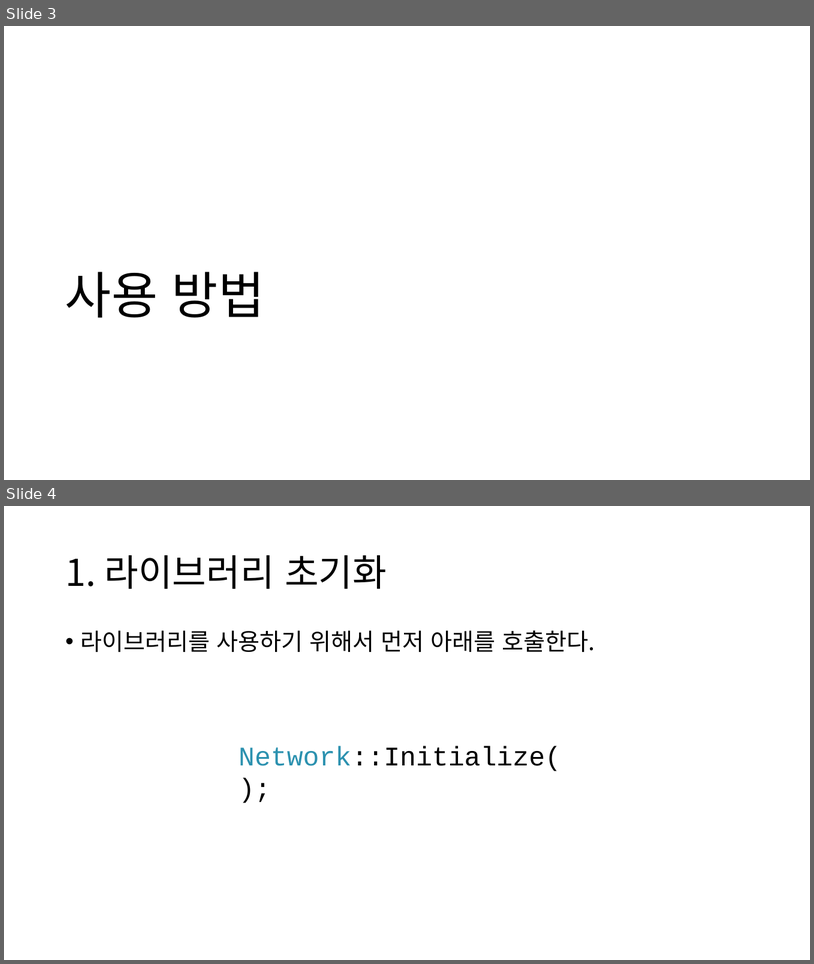
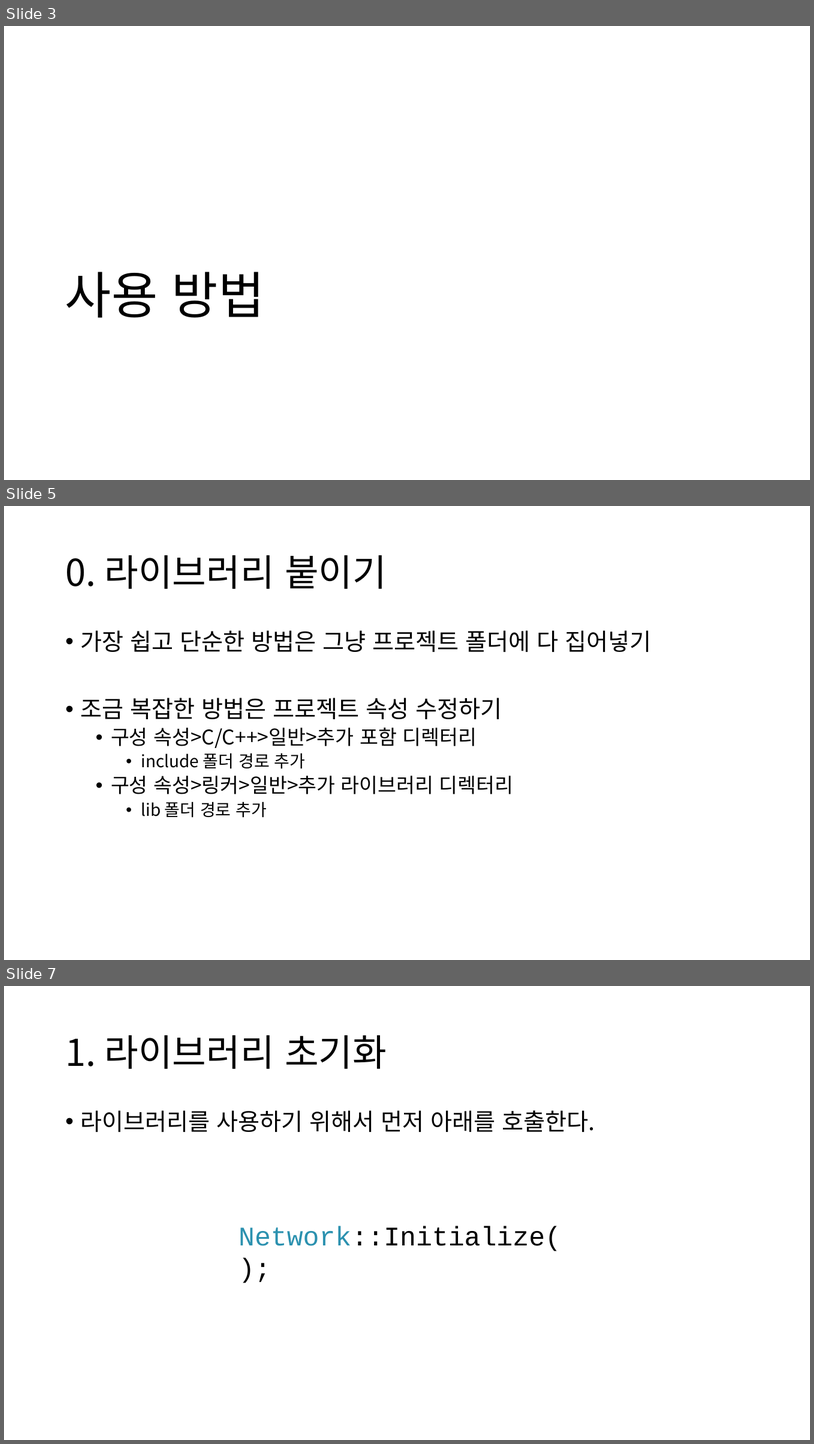
Before and after one commit to namse/BGNL, a slide deck: BGNL사용법설명.pptx. Shown one above the other, each under a label of ours: slides 3 and 4 before the commit, slides 3, 5 and 7 after it; the slides between them are not shown. The pictures are 814x964 and 814x1444 pixels, drawn with LibreOffice and Linux fonts; fonts in the diff are those of the drawing. Boxes give left, top, right and bottom in pixels: in the first picture for what was removed or moved away, otherwise in the second. Text is boxed around its words. In the diff, an @@ line names an element or a change of style, - is before the commit and + after.

```diff
--- a/BGNL사용법설명.pptx
+++ b/BGNL사용법설명.pptx
@@ slide 5 added at bbox=[4, 506, 810, 960], background #FFFFFF @@
@@ title added at bbox=[65, 555, 387, 589], 44 pt, text #000000 @@
+0. 라이브러리 붙이기
@@ text added at bbox=[81, 630, 651, 817], 24 pt, text #000000 @@
+• 가장 쉽고 단순한 방법은 그냥 프로젝트 폴더에 다 집어넣기
+• 조금 복잡한 방법은 프로젝트 속성 수정하기
+  • 구성 속성>C/C++>일반>추가 포함 디렉터리
+    • include 폴더 경로 추가
+  • 구성 속성>링커>일반>추가 라이브러리 디렉터리
+    • lib 폴더 경로 추가
@@ what was slide 4 is now slide 7 @@
```
Also in this commit, not shown: 3 other slides added.
